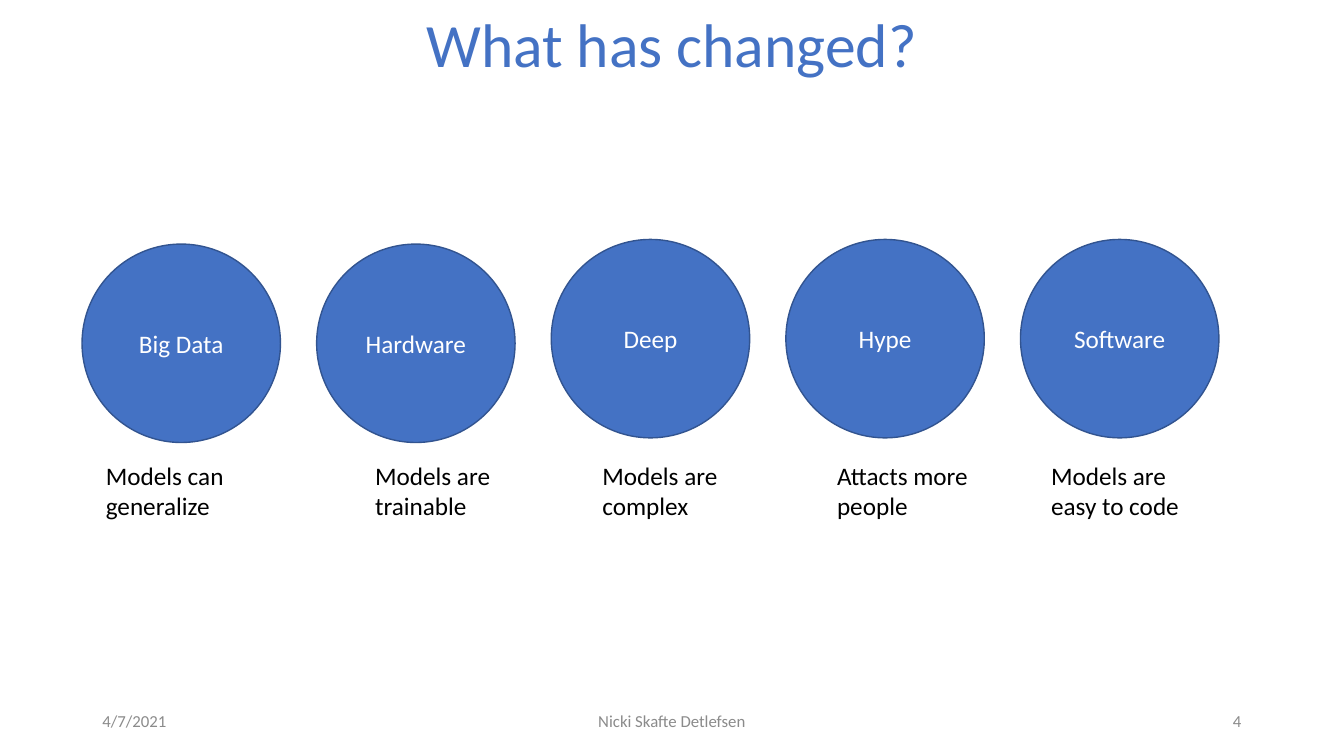
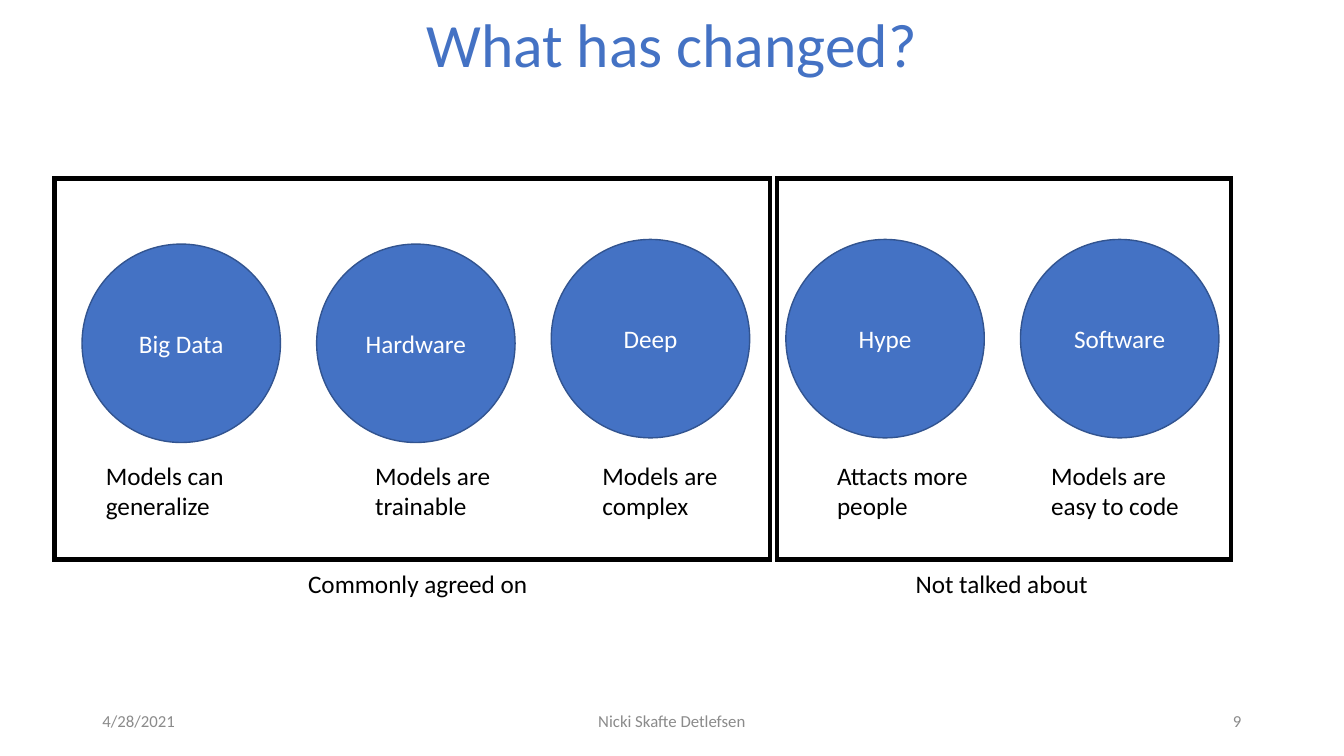
Before and after one commit to DeepEasterbunny/dtu_mlops, a slide deck: slide 9 of 1_introduction/How autodiff changed the world.pptx (slide 4 before the commit). Drawn at 1344x756 pixels with LibreOffice and Linux fonts; fonts in the diff are those of the drawing; background and template pictures are left out. Boxes give left, top, right and bottom in pixels: in the first picture for what was removed or moved away, otherwise in the second. Text is boxed around its words. In the diff, an @@ line names an element or a change of style, - is before the commit and + after.

```diff
--- a/1_introduction/How autodiff changed the world.pptx
+++ b/1_introduction/How autodiff changed the world.pptx
@@ rectangle added at (54, 178, 770, 560), outline #000000 3 pt @@
@@ rectangle added at (777, 178, 1231, 560), outline #000000 3 pt @@
@@ text added at (308, 575, 528, 598), 18 pt, text #000000 @@
+Commonly agreed on
@@ text added at (916, 575, 1087, 594), 18 pt, text #000000 @@
+Not talked about
@@ text at (102, 715, 174, 728): text changed @@
-4/7/2021
+4/28/2021
@@ page number at (1233, 716, 1241, 727): text changed @@
-4
+9
```
Also in this commit, not shown: 6 other slides changed, 5 slides added, 6 other files.
